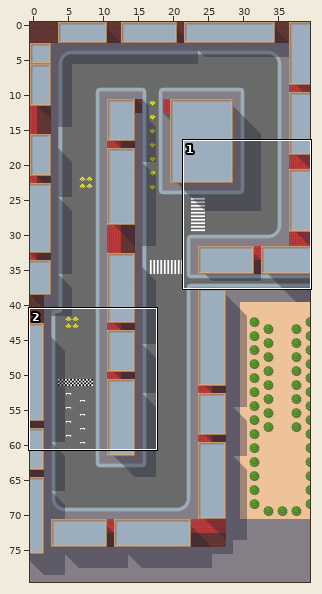
An edit to a level. Tiled map, core/assets/maps/be.tmx. The picture above shows the old version from afar; the outline marks the close-up.
Close-up. Before the commit:
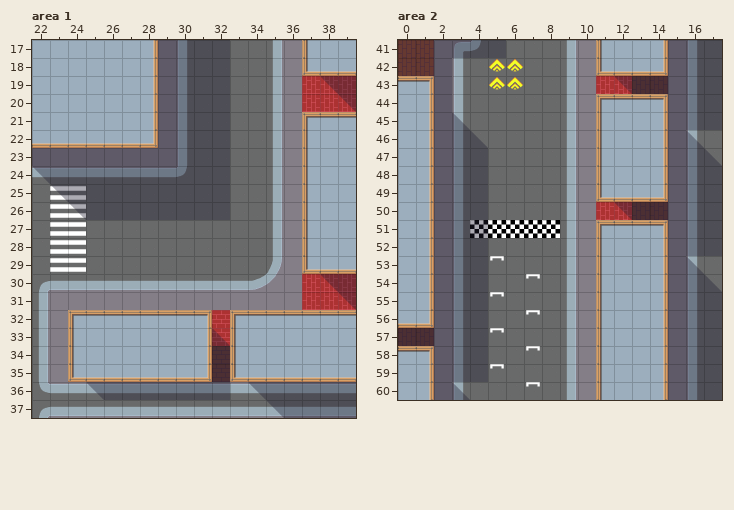
Cells are 64x64 px. Shown: area 1 x 22..39, y 17..37; area 2 x 0..17, y 41..60. The commit also changed other parts of the map, which this record leaves out.
After:
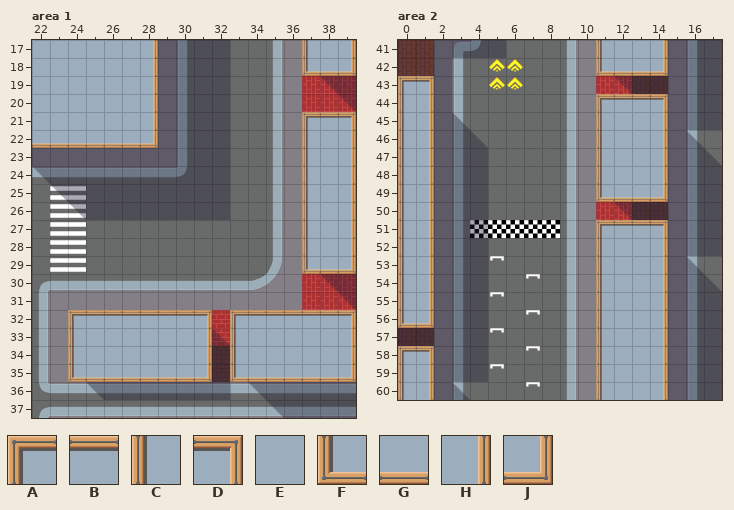
Key: from "city": A 32, B 33, C 33 turned 270, D 34, E 35, F 40, G 41, H 41 turned 270, J 42.
_ is an empty cell.
Difference:
Layer "Obstacles", area 1:
Tile B gives way to tile D in row 21 at x 39; in row 32 at x 39.
Tile E gives way to tile H in row 17 at x 39; in rows 22 to 28 at x 39; in rows 33 to 34 at x 39.
Tile G gives way to tile J in row 18 at x 39; in row 29 at x 39; in row 35 at x 39.
Layer "Obstacles", area 2:
Tile B gives way to tile A in row 43 at x 0; in row 58 at x 0.
Tile E gives way to tile C in rows 44 to 55 at x 0; in rows 59 to 60 at x 0.
Tile G gives way to tile F in row 56 at x 0.
Where, in picture pixels (left, top, right, bottom), the same in both close-ups:
changed: (351, 40, 356, 76)
changed: (351, 112, 356, 274)
changed: (351, 310, 356, 382)
changed: (398, 76, 404, 328)
changed: (398, 346, 404, 400)
